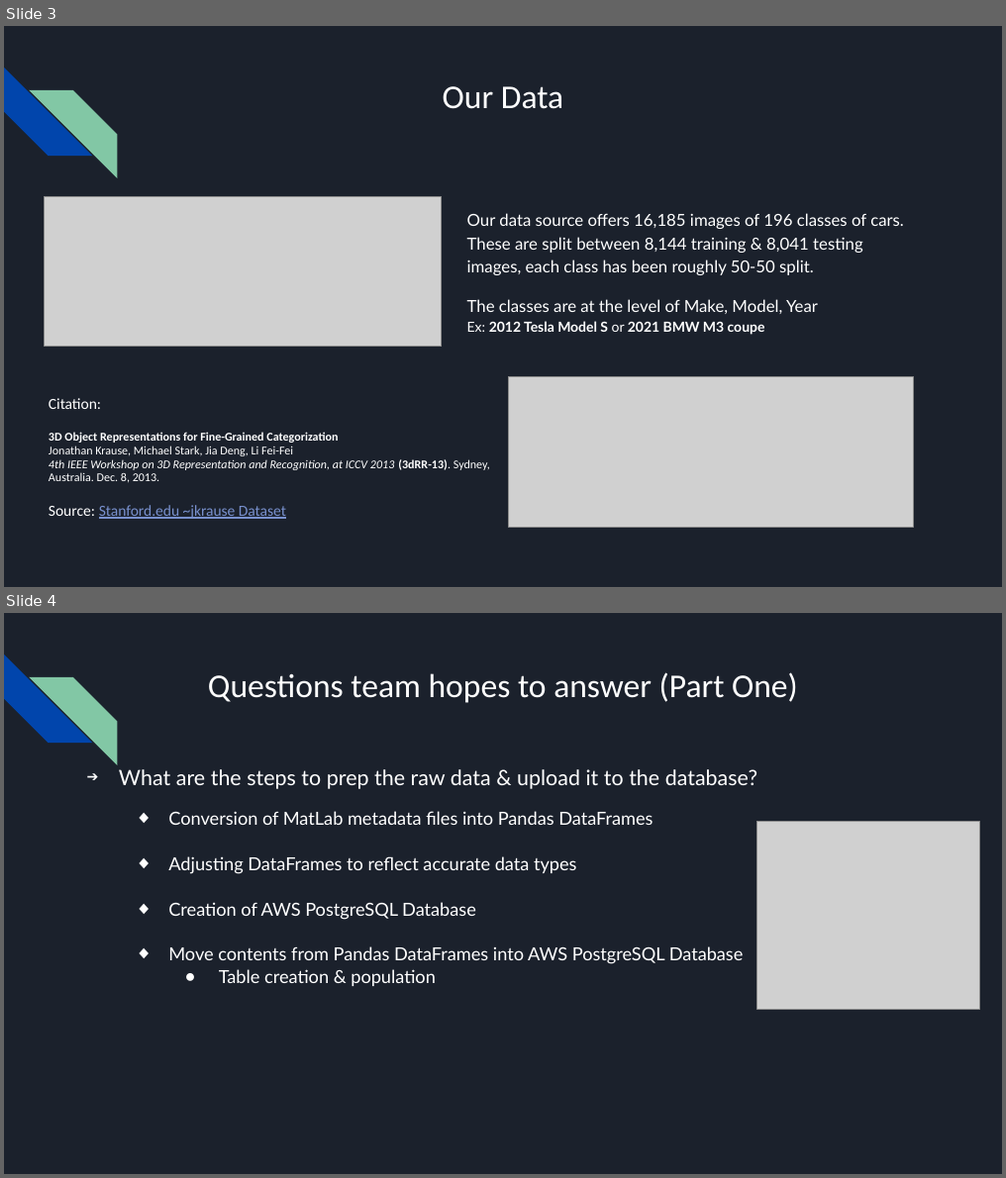
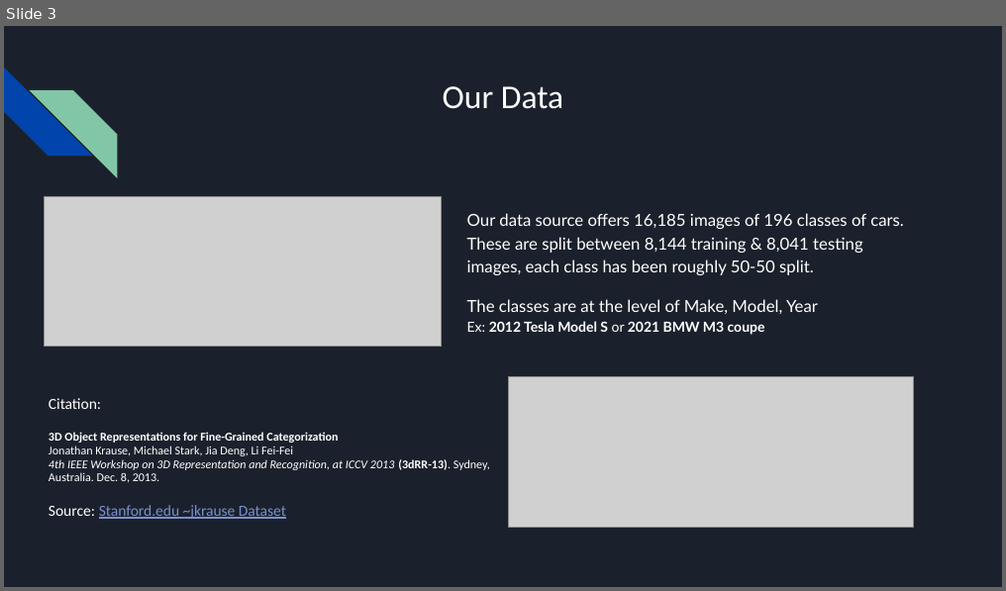
Before and after one commit to jillibus/Vechicle-Identification, a slide deck: Vehicle Identification Draft.pptx. Shown one above the other, each under a label of ours: slides 3 and 4 before the commit, slide 3 after it. The pictures are 1006x1178 and 1006x591 pixels, drawn with LibreOffice and Linux fonts; fonts in the diff are those of the drawing; grey boxes stand for pictures. Boxes give left, top, right and bottom in pixels: in the first picture for what was removed or moved away, otherwise in the second. Text is boxed around its words. In the diff, an @@ line names an element or a change of style, - is before the commit and + after.

```diff
--- a/Vehicle Identification Draft.pptx
+++ b/Vehicle Identification Draft.pptx
@@ slide 4 removed at bbox=[4, 613, 1002, 1174], background #1B212C; not listed: 2 template elements that a slide beside it also shows @@
@@ title removed at bbox=[208, 672, 798, 703] @@
-Questions team hopes to answer (Part One)
@@ text removed at bbox=[119, 769, 757, 986] @@
-➔ What are the steps to prep the raw data & upload it to the database?
-  ◆ Conversion of MatLab metadata files into Pandas DataFrames
-  ◆ Adjusting DataFrames to reflect accurate data types
-  ◆ Creation of AWS PostgreSQL Database
-  ◆ Move contents from Pandas DataFrames into AWS PostgreSQL Database
-    ● Table creation & population
@@ picture removed at bbox=[757, 822, 980, 1009] @@
```
Also in this commit, not shown: 3 slides changed, 4 slides added, 2 other slides removed.
